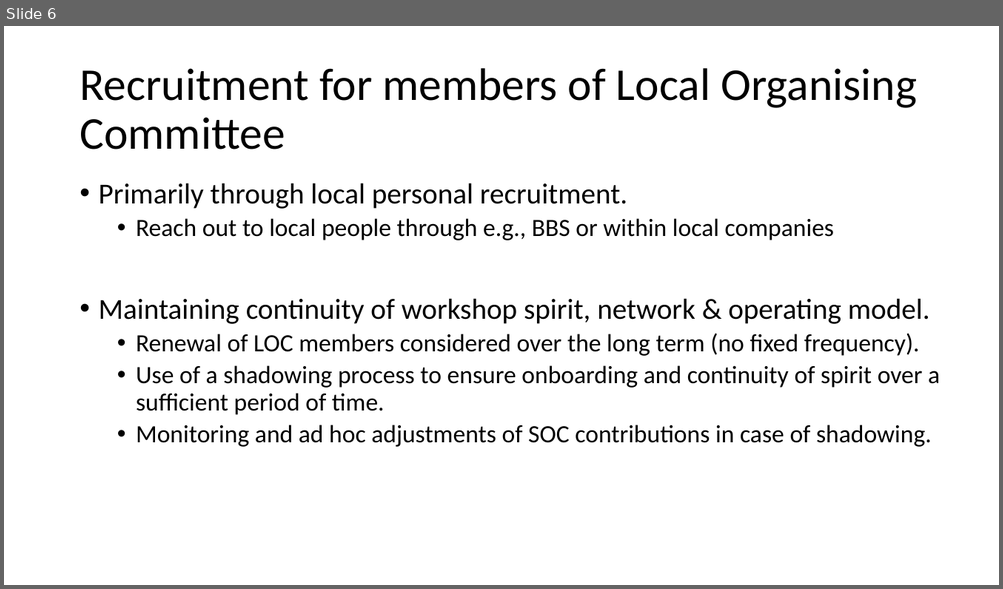
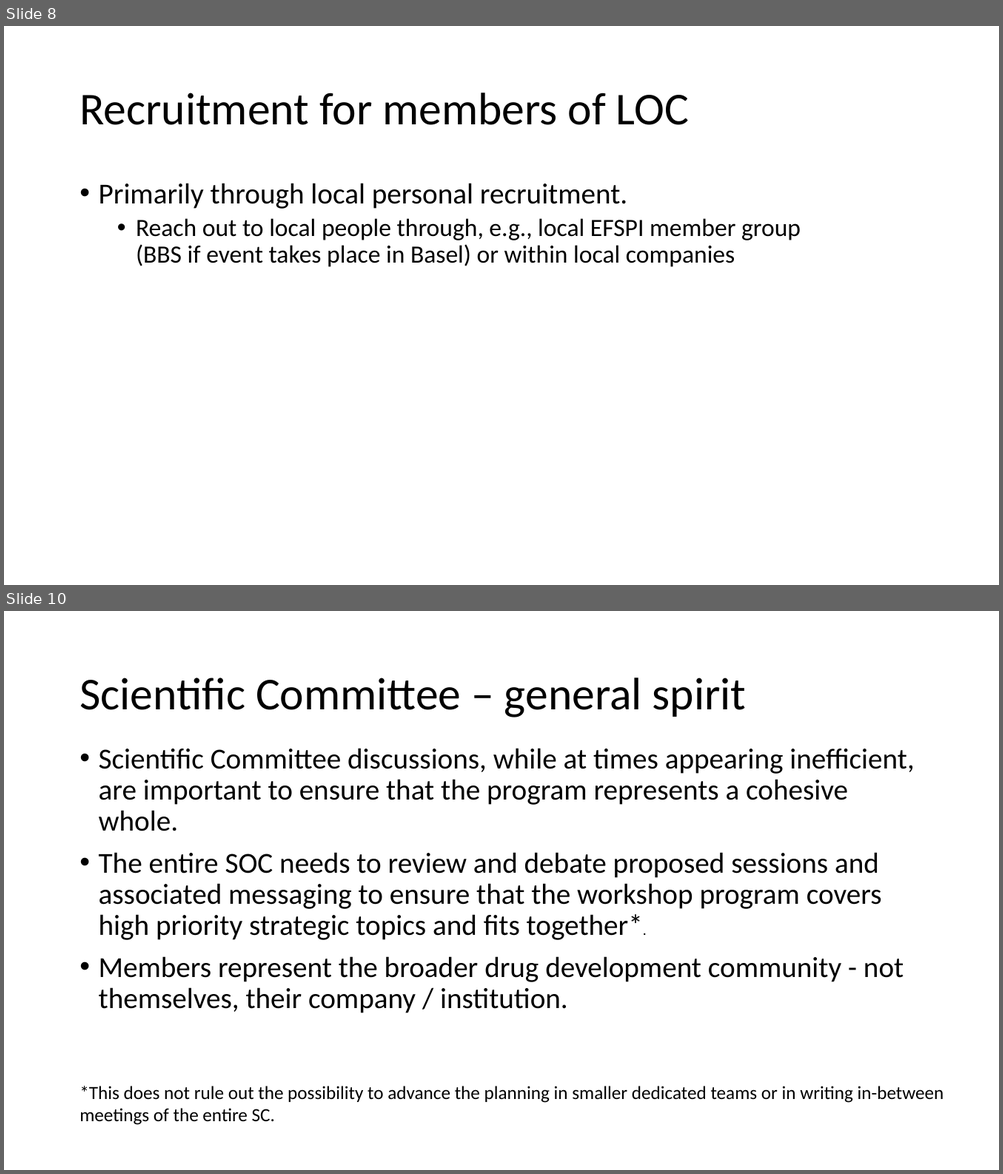
Before and after one commit to efspieurope/workshop, a slide deck: data/EFSPI_Workshop_Principles_SciCom.pptx. Shown one above the other, each under a label of ours: slide 6 before the commit, slides 8 and 10 after it; the slides between them are not shown. The pictures are 1003x589 and 1003x1174 pixels, drawn with LibreOffice and Linux fonts; fonts in the diff are those of the drawing. Boxes give left, top, right and bottom in pixels: in the first picture for what was removed or moved away, otherwise in the second. Text is boxed around its words. In the diff, an @@ line names an element or a change of style, - is before the commit and + after.

```diff
--- a/data/EFSPI_Workshop_Principles_SciCom.pptx
+++ b/data/EFSPI_Workshop_Principles_SciCom.pptx
@@ slide 10 added at bbox=[4, 611, 999, 1170], background #FFFFFF @@
@@ title added at bbox=[79, 678, 746, 718], 44 pt, text #000000 @@
+Scientific Committee – general spirit
@@ text added at bbox=[99, 748, 913, 1014], 28 pt, text #000000 @@
+• Scientific Committee discussions, while at times appearing inefficient, are important to ensure that the program represents a cohesive whole.
+• The entire SOC needs to review and debate proposed sessions and associated messaging to ensure that the workshop program covers high priority strategic topics and fits together*.
+• Members represent the broader drug development community - not themselves, their company / institution.
@@ text added at bbox=[79, 1086, 944, 1125], 18 pt, text #000000 @@
+*This does not rule out the possibility to advance the planning in smaller dedicated teams or in writing in-between meetings of the entire SC.
@@ what was slide 6 is now slide 8 @@
@@ slide 8 changed as well @@
@@ title at bbox=[79, 93, 688, 125]: text changed @@
-Recruitment for members of Local Organising Committee
+Recruitment for members of LOC
@@ text at bbox=[136, 218, 800, 267]: text changed @@
-  • Reach out to local people through e.g., BBS or within local companies
-• Maintaining continuity of workshop spirit, network & operating model.
-  • Renewal of LOC members considered over the long term (no fixed frequency).
-  • Use of a shadowing process to ensure onboarding and continuity of spirit over a sufficient period of time.
-  • Monitoring and ad hoc adjustments of SOC contributions in case of shadowing.
+  • Reach out to local people through, e.g., local EFSPI member group
+    (BBS if event takes place in Basel) or within local companies
```
Also in this commit, not shown: 5 other slides changed, 8 other slides added, 1 slide removed, 5 other files.
